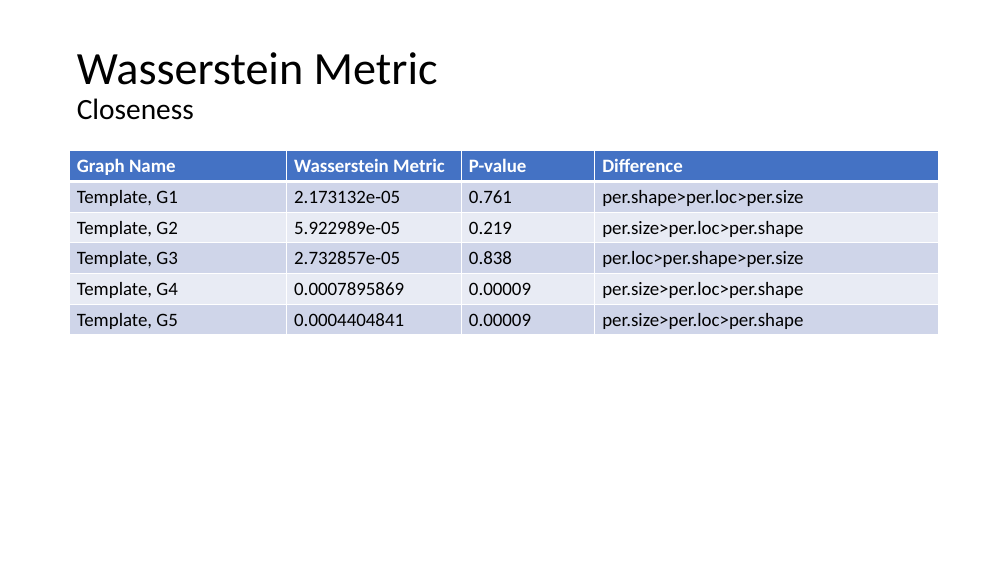
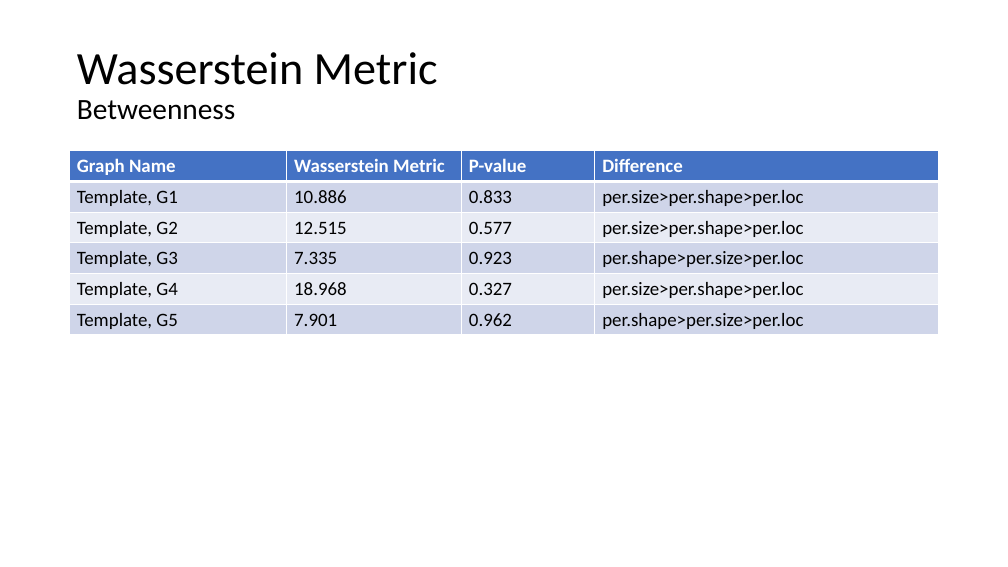
Before and after one commit to AtrayeeNeog/Visualization_2019-20, a slide deck: slide 47 of Documentation/Presentation/Project_Presentation_v2.pptx. Drawn at 1008x567 pixels with LibreOffice and Linux fonts; fonts in the diff are those of the drawing. Boxes give left, top, right and bottom in pixels: in the first picture for what was removed or moved away, otherwise in the second. Text is boxed around its words. In the diff, an @@ line names an element or a change of style, - is before the commit and + after.

Commit message:
Metrics Test done

```diff
--- a/Documentation/Presentation/Project_Presentation_v2.pptx
+++ b/Documentation/Presentation/Project_Presentation_v2.pptx
@@ title at (77, 52, 438, 120): text changed @@
-Wasserstein Metric
-Closeness
+Wasserstein Metric
+Betweenness
@@ table at (70, 151, 939, 335) @@
-row 2: Template, G1 | 2.173132e-05 | 0.761 | per.shape>per.loc>per.size
+row 2: Template, G1 | 10.886 | 0.833 | per.size>per.shape>per.loc
-row 3: Template, G2 | 5.922989e-05 | 0.219 | per.size>per.loc>per.shape
+row 3: Template, G2 | 12.515 | 0.577 | per.size>per.shape>per.loc
-row 4: Template, G3 | 2.732857e-05 | 0.838 | per.loc>per.shape>per.size
+row 4: Template, G3 | 7.335 | 0.923 | per.shape>per.size>per.loc
-row 5: Template, G4 | 0.0007895869 | 0.00009 | per.size>per.loc>per.shape
+row 5: Template, G4 | 18.968 | 0.327 | per.size>per.shape>per.loc
-row 6: Template, G5 | 0.0004404841 | 0.00009 | per.size>per.loc>per.shape
+row 6: Template, G5 | 7.901 | 0.962 | per.shape>per.size>per.loc
```
Also in this commit, not shown: 1 other slide changed, 2 slides added, 1 other file.
